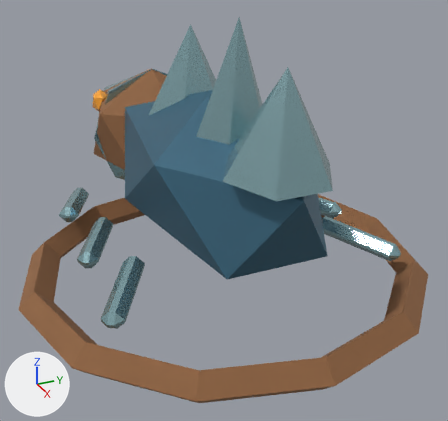
Two versions of the glTF model assets/models/enemy_burrow_stalker.glb, one commit apart.
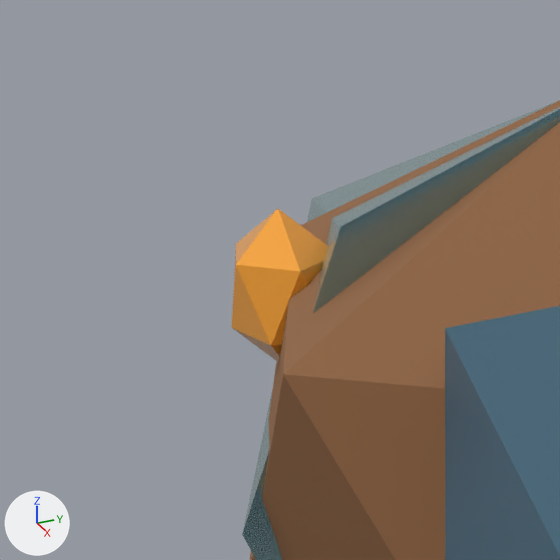
The first picture shows the older version from a 50 mm camera at (1.98, -0.8, 1.16) aimed at (-0.04, 0.11, 0.14). The close-ups show the older and then the newer version on the part from 13% to 32% of the width and 14% to 34% of the height of that picture. Only the edits that show in the close-ups are written down. Lighting does not change. The marker at lower left points along +X, +Y and +Z.

The first close-up shows 'enemy_burrow_stalker'.
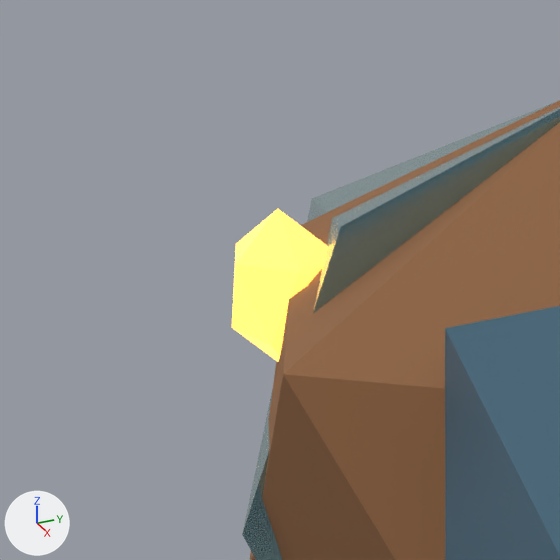
Where the change shows, as pixel boxes [x1, y1, x2, y2] in the close-ups (560 x 560 px):
'enemy_burrow_stalker', recoloured, surface changed (lighter): [232, 209, 340, 377] in both

The change, as a list of edits to the scene's bpy script:
```text
Change mat_stalker_eye:
    add mat_stalker_eye.emission_strength = 2.2
    add mat_stalker_eye.emission_color = (1.0, 0.52, 0.088)  # orange #ffbf54
```
